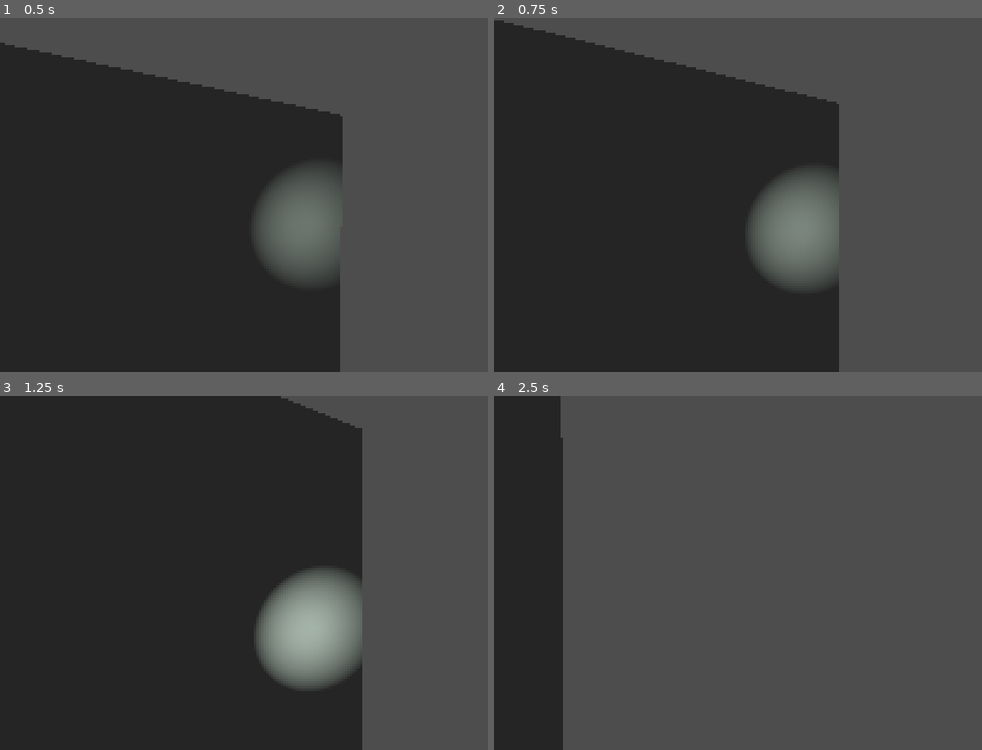
Above: before the commit, frames 1-4 (two rows, left to right).
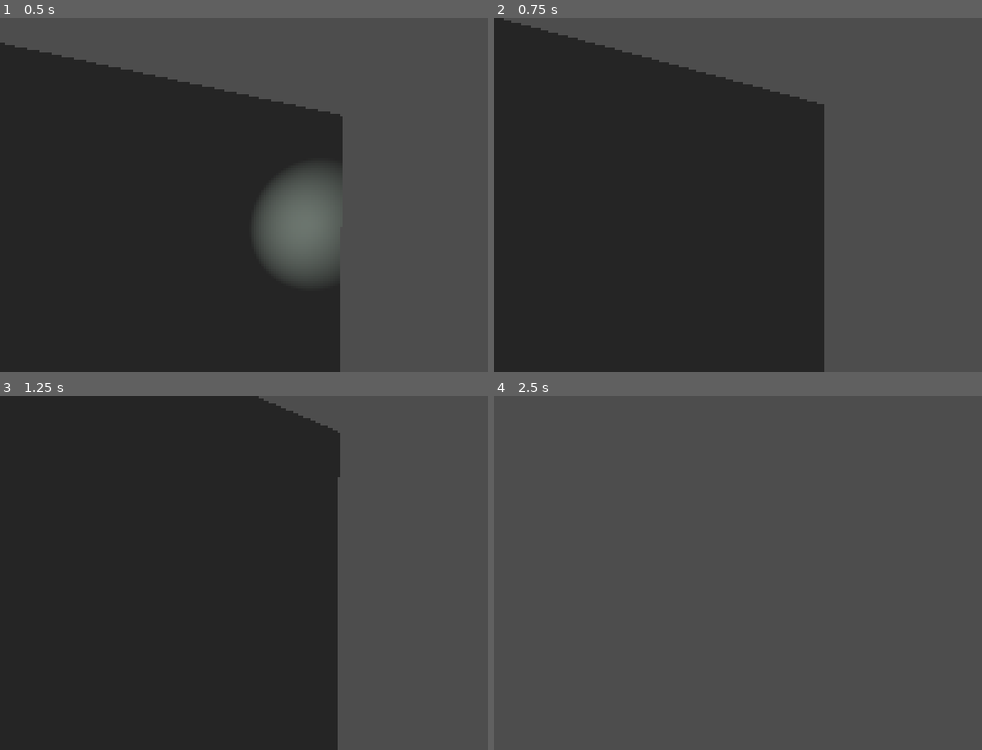
Above: after the commit, the same moments.

Repository: TheyCallMeFatbird/Station-22-Unfound
Game: Godot game, scene res://main.tscn
Two runs of this game, one before a commit and one after it. Both use one fixed random seed, a clock stepped at 60 frames per second and the inputs below. Sound files missing from this copy of the repository are replaced by a short silence.
Inputs (mouse positions are in pixels of both pictures, inside the frame that each line leads up to):
- Up to frame 1 (0.5 s): no input
- Up to frame 2 (0.75 s): tap Enter at 0.5 s; move the mouse to (845, 195) at 0.52 s; hold W (move_forward) from 0.53 s (still down); hold F (flashlight_toggle) from 0.53 s (still down)
- Up to frame 3 (1.25 s): keep holding W (move_forward); keep holding F (flashlight_toggle)
- Up to frame 4 (2.5 s): keep holding W (move_forward); move the mouse to (777, 573) at 1.27 s; release F (flashlight_toggle) at 1.28 s; tap F (flashlight_toggle) at 1.35 s; move the mouse to (825, 565) at 2.02 s; hold F (flashlight_toggle) from 2.03 s (still down)

Frame 1 is identical in both runs. In frame 2, 6.4% of the frame differs, in the area x 0-71%, y 0-100%; in frame 3, 9.3%; in frame 4, 14%, in the area x 0-15%, y 0-100%.

Commit message:
fixed mouse & flashlight inputs! (attached diff script)

Diff:
--- a/main.tscn
+++ b/main.tscn
@@ -2,7 +2,7 @@
 
 [ext_resource type="Script" uid="uid://bwxju1017efsc" path="res://ambient_sound.gd" id="1_h2yge"]
 [ext_resource type="AudioStream" uid="uid://de0n1ukbfwx1m" path="res://sounds/low-wind-blowing.mp3" id="2_0xm2m"]
-[ext_resource type="Script" uid="uid://bmds02p66utxq" path="res://footsteps.gd" id="2_7mycd"]
+[ext_resource type="Script" uid="uid://djpwpr07abxm2" path="res://player.gd" id="2_7mycd"]
 [ext_resource type="AudioStream" uid="uid://d2081sadqdn7r" path="res://sounds/flashlight-toggle.mp3" id="5_lquwl"]
 [ext_resource type="Script" uid="uid://bqd28w0obk2l3" path="res://flicker_light.gd" id="6_7mycd"]
 [ext_resource type="AudioStream" uid="uid://cteqr3j5qdd0b" path="res://sounds/light-humming.mp3" id="7_272bh"]
--- a/player.gd
+++ b/player.gd
@@ -1,17 +1,17 @@
 extends CharacterBody3D
 
 @export var speed = 5.0
-@export var mouse_sensitivity = 0.002
+@export var mouse_sensitivity = 0.004
+
 @onready var flashlight = $Flashlight
-var rotation_x = 0.0
 @onready var flashlight_sound = $FlashlightSound
-
 @onready var camera = $Camera3D
 
+var rotation_x = 0.0
+
 func _ready():
-	if speed == null:
-		speed = 5.0
 	Input.set_mouse_mode(Input.MOUSE_MODE_CAPTURED)
+	flicker_loop()
 
 func _input(event):
 	if event is InputEventMouseMotion:
@@ -19,13 +19,16 @@
 		rotation_x -= event.relative.y * mouse_sensitivity
 		rotation_x = clamp(rotation_x, deg_to_rad(-80), deg_to_rad(80))
 		camera.rotation.x = rotation_x
+
+	if event is InputEventMouseButton:
+		Input.set_mouse_mode(Input.MOUSE_MODE_CAPTURED)
+
 	if event.is_action_pressed("flashlight_toggle"):
 		flashlight.visible = !flashlight.visible
 		flashlight_sound.play()
 
-func _physics_process(delta):
+func _physics_process(_delta):
 	var direction = Vector3.ZERO
-
 	if Input.is_action_pressed("move_forward"):
 		direction -= transform.basis.z
 	if Input.is_action_pressed("move_backward"):
@@ -34,21 +37,16 @@
 		direction -= transform.basis.x
 	if Input.is_action_pressed("move_right"):
 		direction += transform.basis.x
-
 	direction = direction.normalized()
 	velocity.x = direction.x * speed
 	velocity.z = direction.z * speed
-
 	move_and_slide()
 
 func flicker_loop():
 	while true:
 		await get_tree().create_timer(randf_range(3.0, 8.0)).timeout
-
-		# tiny rapid flicker burst
 		for i in range(randi_range(1, 3)):
 			flashlight.light_negative = true
 			await get_tree().create_timer(0.03).timeout
-
 			flashlight.light_negative = false
 			await get_tree().create_timer(0.03).timeout
